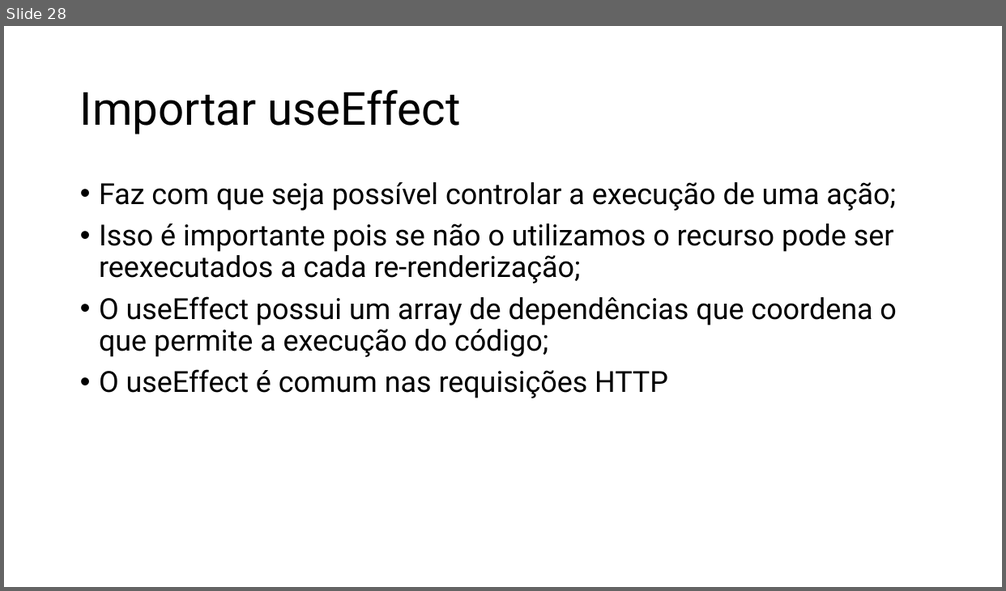
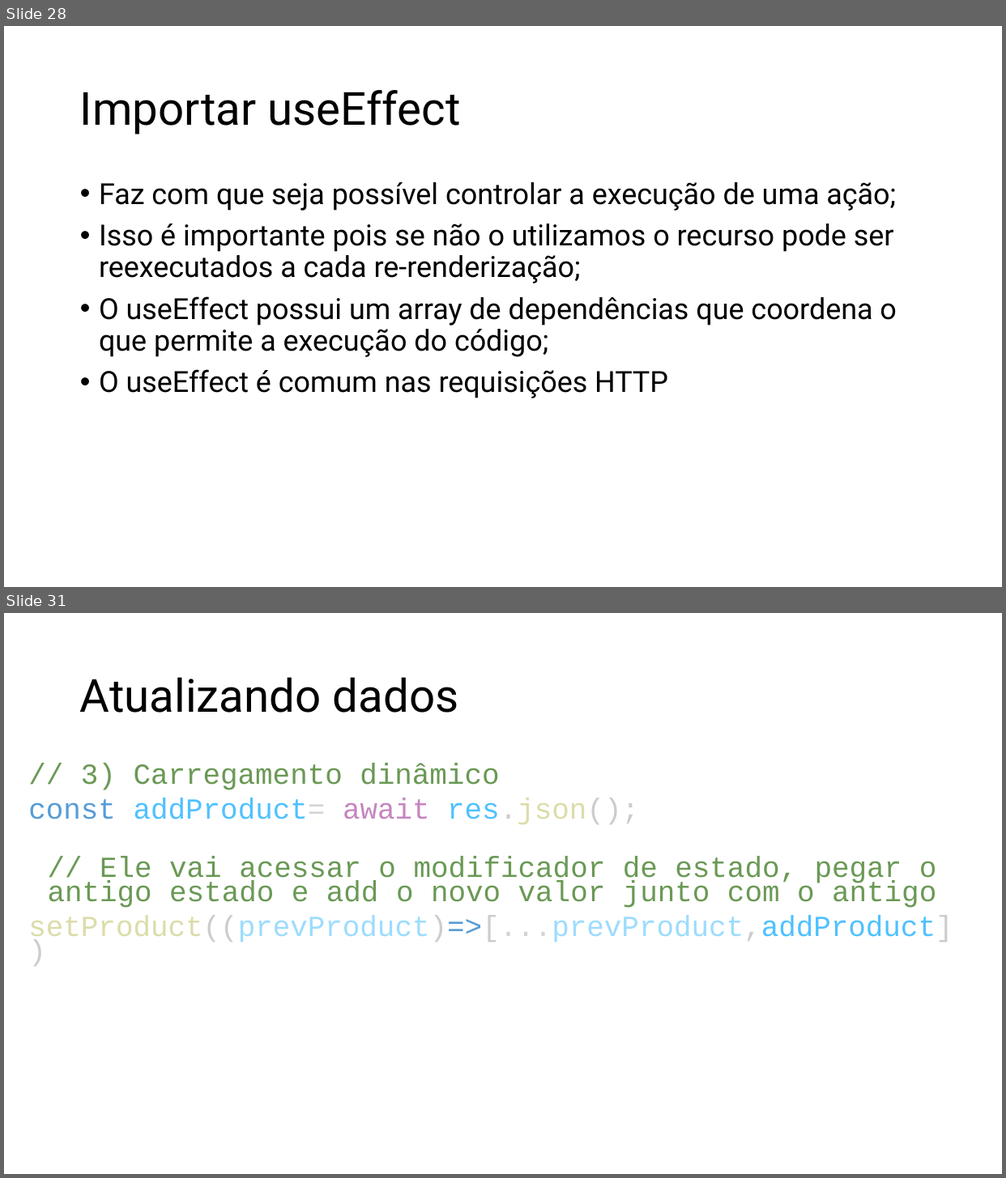
Before and after one commit to RogerSobral/h_codar_react, a slide deck: React.pptx. Shown one above the other, each under a label of ours: slide 28 before the commit, slides 28 and 31 after it; the slides between them are not shown. The pictures are 1006x591 and 1006x1178 pixels, drawn with LibreOffice and Linux fonts; fonts in the diff are those of the drawing. Boxes give left, top, right and bottom in pixels: in the first picture for what was removed or moved away, otherwise in the second. Text is boxed around its words. In the diff, an @@ line names an element or a change of style, - is before the commit and + after.

```diff
--- a/React.pptx
+++ b/React.pptx
@@ slide 31 added at bbox=[4, 613, 1002, 1174], background #FFFFFF @@
@@ title added at bbox=[80, 677, 459, 713], 44 pt, text #000000 @@
+Atualizando dados
@@ text added at bbox=[28, 764, 953, 944], 28 pt, text #6A9955 @@
+// 3) Carregamento dinâmico
+const addProduct= await res.json();
+// Ele vai acessar o modificador de estado, pegar o antigo estado e add o novo valor junto com o antigo
+setProduct((prevProduct)=>[...prevProduct,addProduct])
```
Also in this commit, not shown: 2 other slides added, 3 other files.
